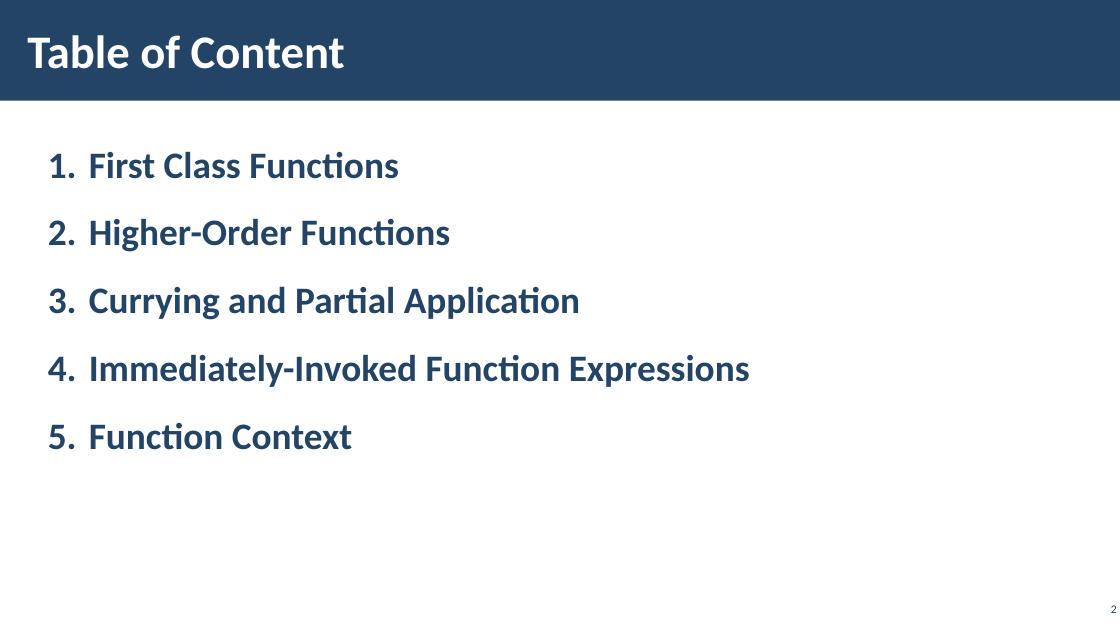
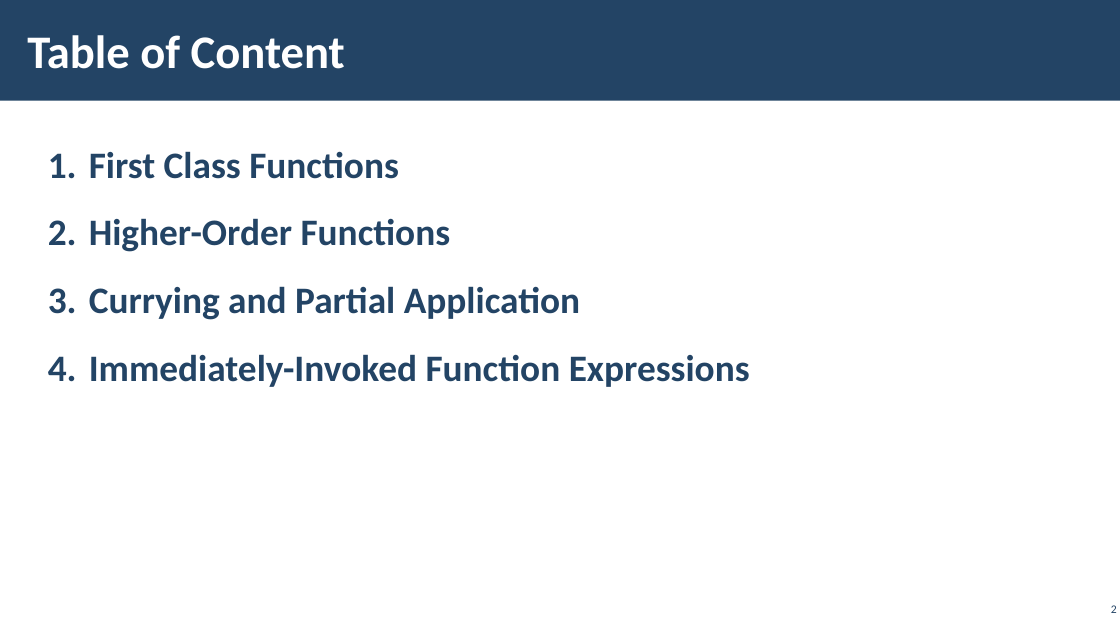
Before and after one commit to ErayErol/Software-University-Courses, a slide deck: slide 2 of JS Advanced - 2019.09.16/04. Advanced Functions/LAB/JS-Advanced-Advanced-Functions.pptx. Drawn at 1120x630 pixels with LibreOffice and Linux fonts; fonts in the diff are those of the drawing; background and template pictures are left out. Boxes give left, top, right and bottom in pixels: in the first picture for what was removed or moved away, otherwise in the second. Text is boxed around its words. In the diff, an @@ line names an element or a change of style, - is before the commit and + after.

```diff
--- a/JS Advanced - 2019.09.16/04. Advanced Functions/LAB/JS-Advanced-Advanced-Functions.pptx
+++ b/JS Advanced - 2019.09.16/04. Advanced Functions/LAB/JS-Advanced-Advanced-Functions.pptx
@@ text at (89,423,352,450): paragraph removed @@
-5. Function Context
```
Also in this commit, not shown: 14 other slides changed, 6 slides added, 20 slides removed, 3 other files.
